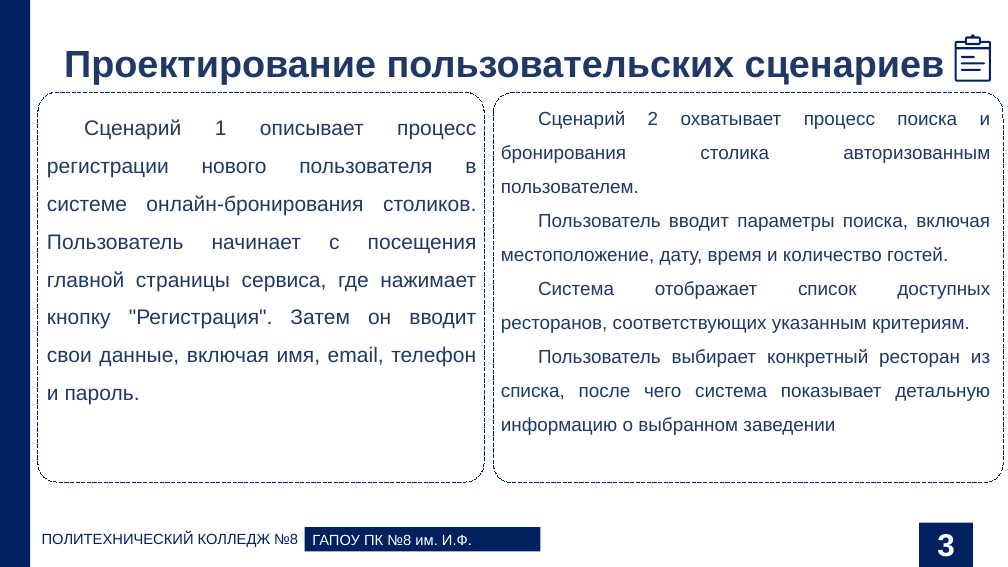
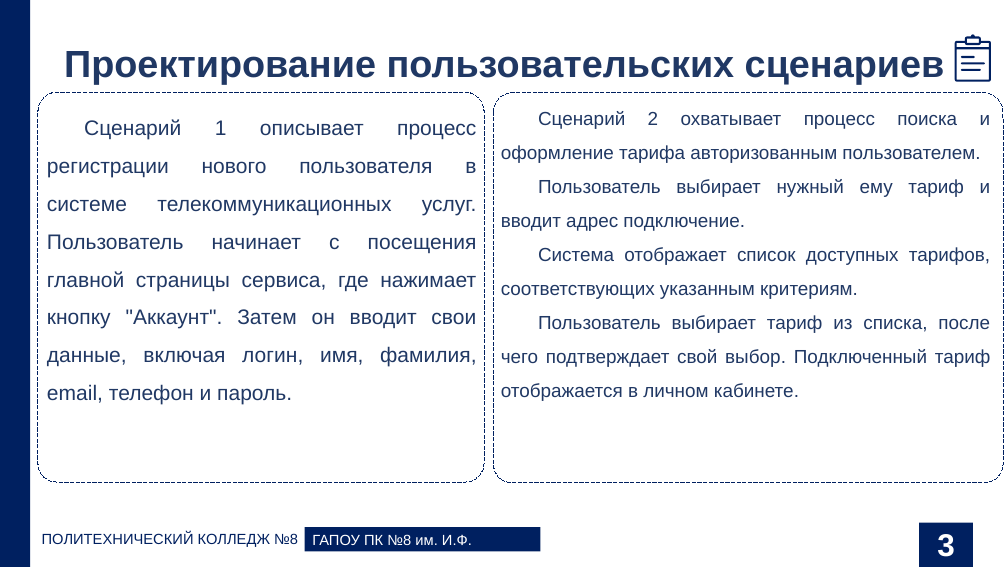
Before and after one commit to lLegionl/Shatrov, a slide deck: slide 3 of .docx/Презентация_КП_Шатров.А_32ИСП(до).pptx. Drawn at 1008x567 pixels with LibreOffice and Linux fonts; fonts in the diff are those of the drawing. Boxes give left, top, right and bottom in pixels: in the first picture for what was removed or moved away, otherwise in the second. Text is boxed around its words. In the diff, an @@ line names an element or a change of style, - is before the commit and + after.

```diff
--- a/.docx/Презентация_КП_Шатров.А_32ИСП(до).pptx
+++ b/.docx/Презентация_КП_Шатров.А_32ИСП(до).pptx
@@ text at (x1=47, y1=119, x2=477, y2=405): text changed @@
-Сценарий 1 описывает процесс регистрации нового пользователя в системе онлайн-бронирования столиков. Пользователь начинает с посещения главной страницы сервиса, где нажимает кнопку "Регистрация". Затем он вводит свои данные, включая имя, email, телефон и пароль.
+Сценарий 1 описывает процесс регистрации нового пользователя в системе телекоммуникационных услуг. Пользователь начинает с посещения главной страницы сервиса, где нажимает кнопку "Аккаунт". Затем он вводит свои данные, включая логин, имя, фамилия, email, телефон и пароль.
@@ text at (x1=501, y1=111, x2=991, y2=401): text changed @@
-Сценарий 2 охватывает процесс поиска и бронирования столика авторизованным пользователем.
-Пользователь вводит параметры поиска, включая местоположение, дату, время и количество гостей.
-Система отображает список доступных ресторанов, соответствующих указанным критериям.
-Пользователь выбирает конкретный ресторан из списка, после чего система показывает детальную информацию о выбранном заведении
+Сценарий 2 охватывает процесс поиска и оформление тарифа авторизованным пользователем.
+Пользователь выбирает нужный ему тариф и вводит адрес подключение.
+Система отображает список доступных тарифов, соответствующих указанным критериям.
+Пользователь выбирает тариф из списка, после чего подтверждает свой выбор. Подключенный тариф отображается в личном кабинете.
```
Also in this commit, not shown: 1 other file.
